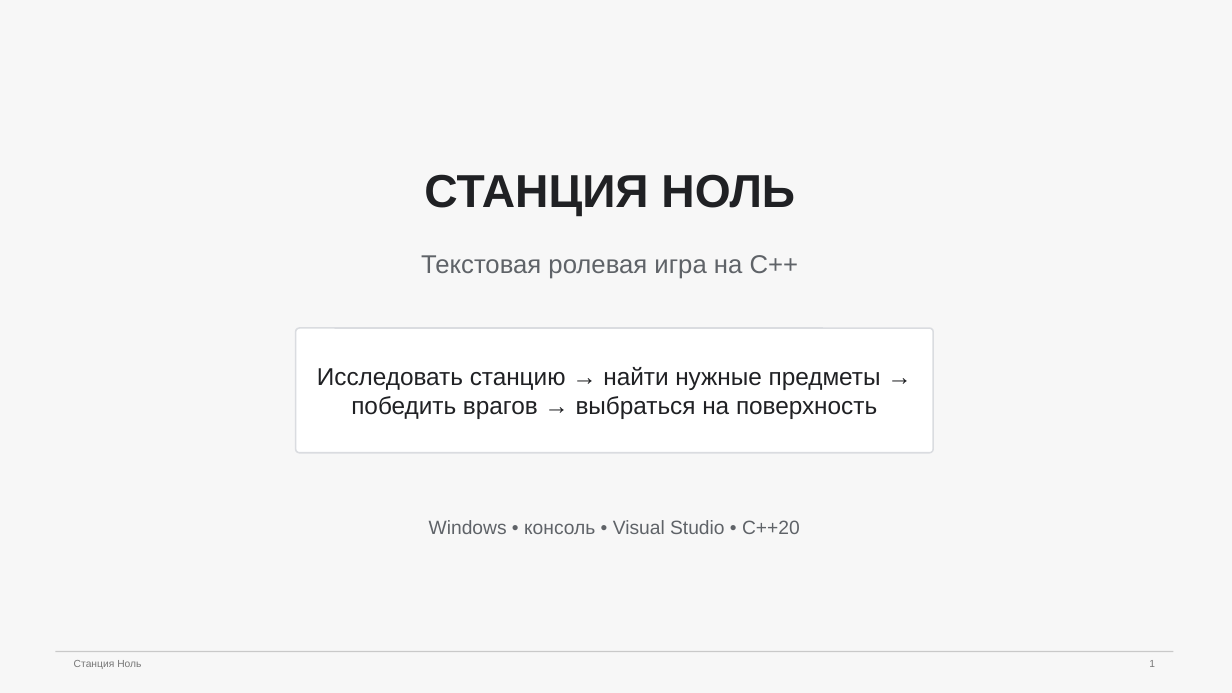
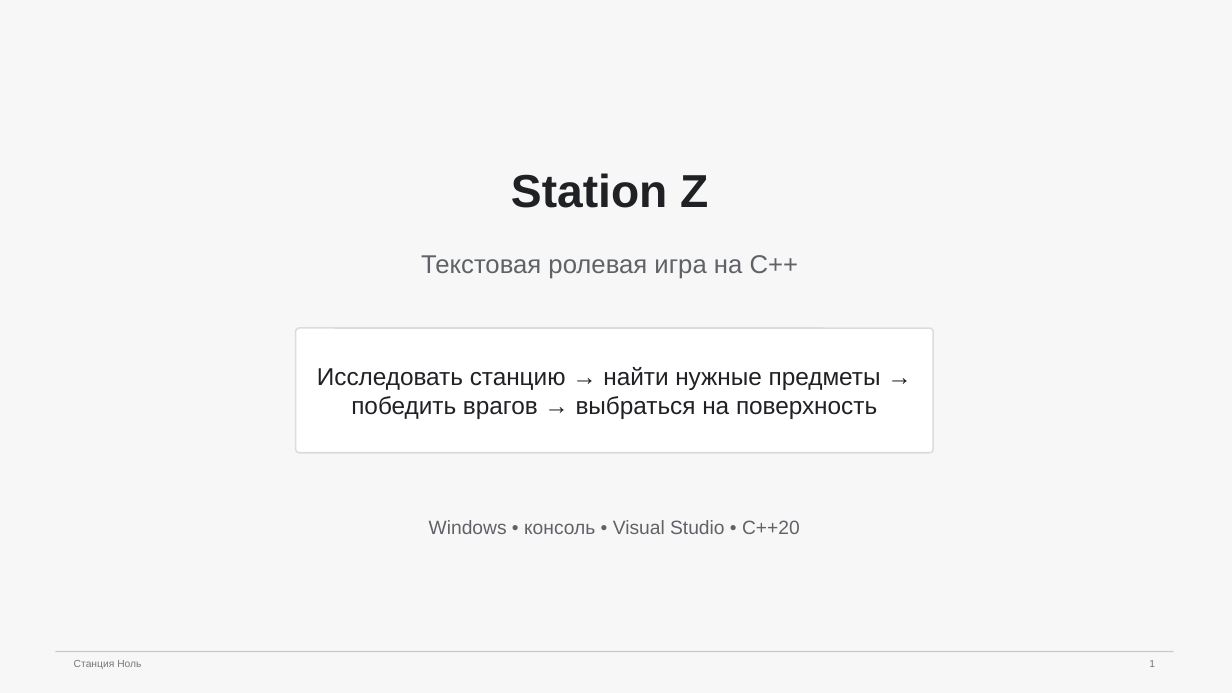
Before and after one commit to AdillaTheDragon/station_zero, a slide deck: slide 1 of docs/milestone_1/StationZero_Pitch.pptx. Drawn at 1232x693 pixels with LibreOffice and Linux fonts; fonts in the diff are those of the drawing. Boxes give left, top, right and bottom in pixels: in the first picture for what was removed or moved away, otherwise in the second. Text is boxed around its words. In the diff, an @@ line names an element or a change of style, - is before the commit and + after.

```diff
--- a/docs/milestone_1/StationZero_Pitch.pptx
+++ b/docs/milestone_1/StationZero_Pitch.pptx
@@ text at bbox=[511, 173, 708, 208]: text changed @@
-СТАНЦИЯ НОЛЬ
+Station Z
```
Also in this commit, not shown: 1 other slide changed, 1 slide removed, 3 other files.
